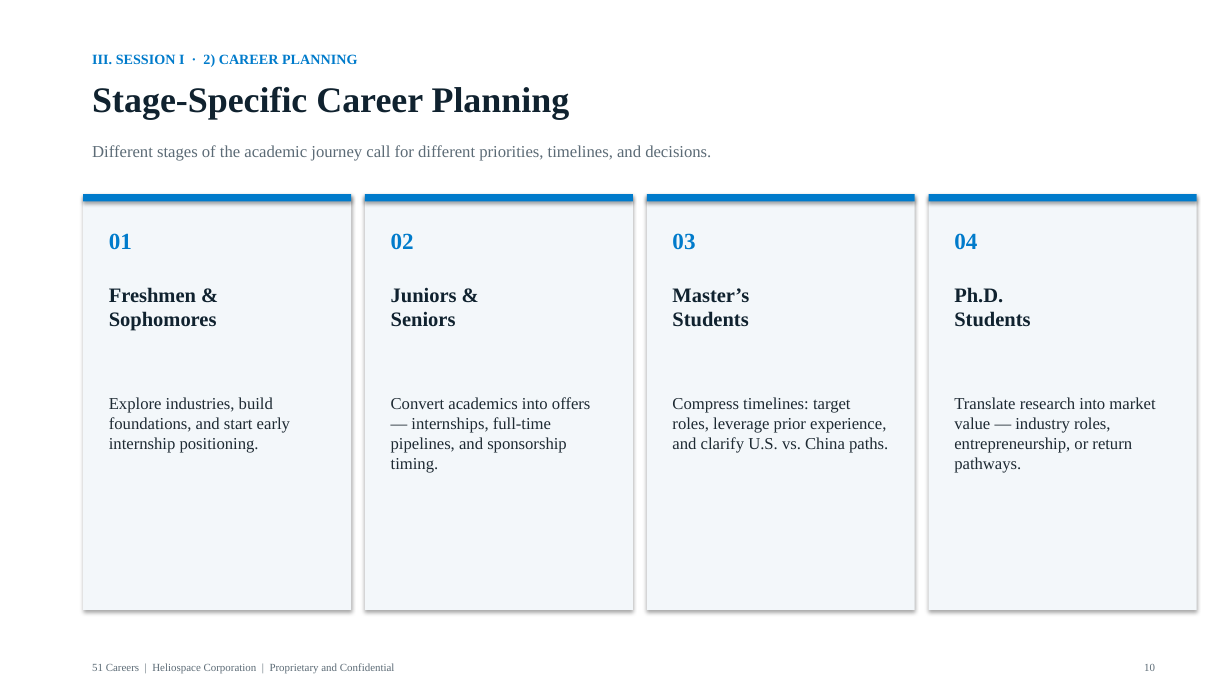
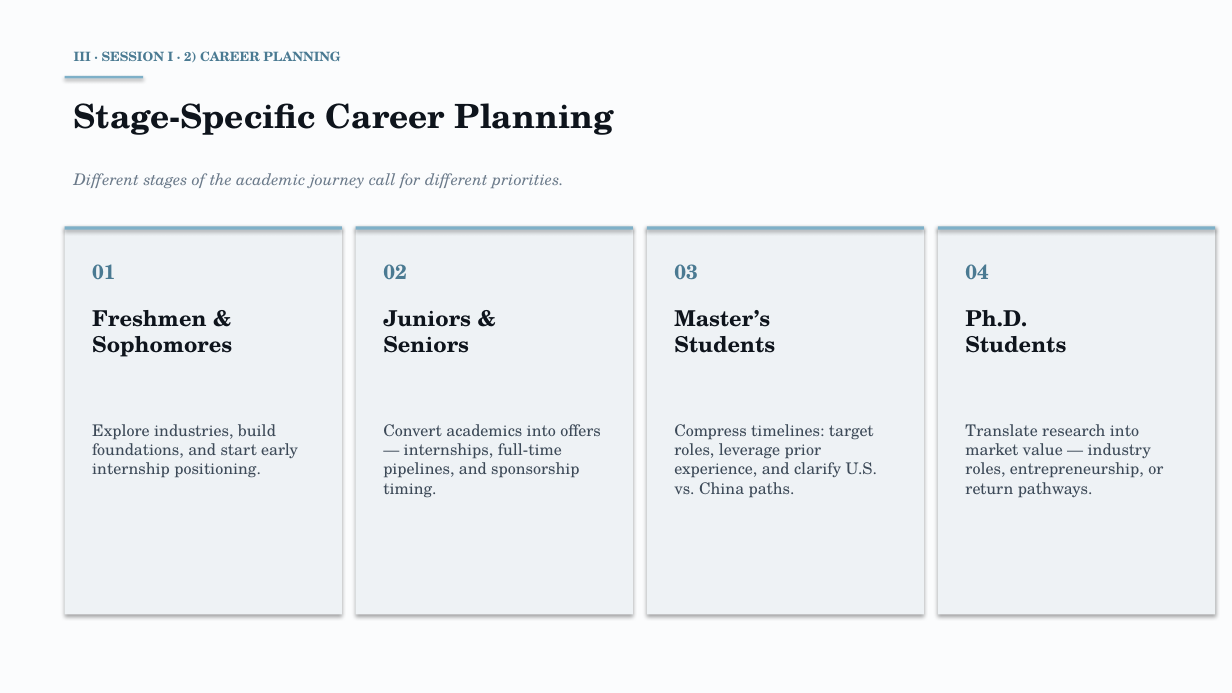
Before and after one commit to anthonyleedu/anthonyleedu, a slide deck: slide 10 of Heliospace_Company_And_Product_Overview.pptx. Drawn at 1232x693 pixels with LibreOffice and Linux fonts; fonts in the diff are those of the drawing. Boxes give left, top, right and bottom in pixels: in the first picture for what was removed or moved away, otherwise in the second. Text is boxed around its words. In the diff, an @@ line names an element or a change of style, - is before the commit and + after.

```diff
--- a/Heliospace_Company_And_Product_Overview.pptx
+++ b/Heliospace_Company_And_Product_Overview.pptx
@@ background #FFFFFF to #FBFCFD @@
@@ text at (74,51,340,62): text changed; size 11 to 10 pt; font Times New Roman to TeX Gyre Schola; text colour #007BCB to #4A7A92 @@
-III. SESSION I · 2) CAREER PLANNING
+III · SESSION I · 2) CAREER PLANNING
@@ rectangle added at (65,76,143,79), fill #7EB0C8 @@
@@ text "Stage-Specific Career Planning": place and size @@
-text "Stage-Specific Career Planning" at (92,86,570,120)
+text "Stage-Specific Career Planning" at (74,103,614,135)
@@ text "Stage-Specific Career Planning" at (74,103,614,135): size 28 to 26 pt, font Times New Roman to TeX Gyre Schola, text colour #10222F to #0E141C @@
@@ text at (74,173,564,188): text changed; size 13 to 12.5 pt; font Times New Roman to TeX Gyre Schola; text colour #5C6B76 to #6B7A8A; italic on @@
-Different stages of the academic journey call for different priorities, timelines, and decisions.
+Different stages of the academic journey call for different priorities.
@@ rectangle: place and size @@
-rectangle at (83,194,351,610)
+rectangle at (65,226,342,615)
@@ fill #007BCB to #7EB0C8 in 4 elements at (647,226,924,229), (356,226,633,229), (938,226,1215,229), (65,226,342,229) @@
@@ rectangle: place and size @@
-rectangle at (83,194,351,201)
+rectangle at (65,226,342,229)
@@ rectangle: place and size @@
-rectangle at (365,194,633,610)
+rectangle at (356,226,633,615)
@@ rectangle: place and size @@
-rectangle at (365,194,633,201)
+rectangle at (356,226,633,229)
@@ rectangle: place and size @@
-rectangle at (647,194,915,610)
+rectangle at (647,226,924,615)
@@ rectangle: place and size @@
-rectangle at (647,194,915,201)
+rectangle at (647,226,924,229)
@@ fill #F3F7FA to #EEF2F5 in 4 elements at (356,226,633,615), (647,226,924,615), (65,226,342,615), (938,226,1215,615) @@
@@ rectangle: place and size @@
-rectangle at (929,194,1197,610)
+rectangle at (938,226,1215,615)
@@ rectangle: place and size @@
-rectangle at (929,194,1197,201)
+rectangle at (938,226,1215,229)
@@ text "01": place and size @@
-text "01" at (109,233,132,250)
+text "01" at (92,264,116,280)
@@ text "02": place and size @@
-text "02" at (391,233,414,250)
+text "02" at (383,264,407,280)
@@ text "03": place and size @@
-text "03" at (672,233,695,250)
+text "03" at (674,264,698,280)
@@ size 18 to 16 pt, font Times New Roman to TeX Gyre Schola, text colour #007BCB to #4A7A92 in 4 elements at (92,264,116,280), (383,264,407,280), (674,264,698,280), (965,264,989,280) @@
@@ text "04": place and size @@
-text "04" at (954,233,977,250)
+text "04" at (965,264,989,280)
@@ text "Freshmen &": place and size @@
-text "Freshmen &" at (109,287,217,331)
+text "Freshmen &" at (92,310,232,357)
@@ text "Juniors &": place and size @@
-text "Juniors &" at (391,287,457,327)
+text "Juniors &" at (383,310,471,353)
@@ text "Master’s": place and size @@
-text "Master’s" at (672,288,749,327)
+text "Master’s" at (674,310,775,353)
@@ size 16 to 17 pt, font Times New Roman to TeX Gyre Schola, text colour #10222F to #0E141C in 4 elements at (383,310,471,353), (674,310,775,353), (92,310,232,357), (965,310,1066,353) @@
@@ text "Ph.D.": place and size @@
-text "Ph.D." at (954,287,1030,327)
+text "Ph.D." at (965,310,1066,353)
@@ text "Explore industries, build foundations, and ...": place and size @@
-text "Explore industries, build foundations, and ..." at (109,397,290,452)
+text "Explore industries, build foundations, and ..." at (92,424,298,478)
@@ text "Convert academics into offers — ...": place and size @@
-text "Convert academics into offers — ..." at (391,397,591,473)
+text "Convert academics into offers — ..." at (383,424,601,498)
@@ text "Compress timelines: target roles, leverage ...": place and size @@
-text "Compress timelines: target roles, leverage ..." at (672,397,888,452)
+text "Compress timelines: target roles, leverage ..." at (674,424,877,498)
@@ size 13 to 12.5 pt, font Times New Roman to TeX Gyre Schola, text colour #1E2A33 to #3D4A58 in 4 elements at (383,424,601,498), (674,424,877,498), (92,424,298,478), (965,424,1163,498) @@
@@ text "Translate research into market value ...": place and size @@
-text "Translate research into market value ..." at (954,397,1155,473)
+text "Translate research into market value ..." at (965,424,1163,498)
@@ text removed at (92,663,395,674) @@
-51 Careers | Heliospace Corporation | Proprietary and Confidential
@@ text removed at (1144,664,1155,671) @@
-10
```
Also in this commit, not shown: 19 other slides changed.
